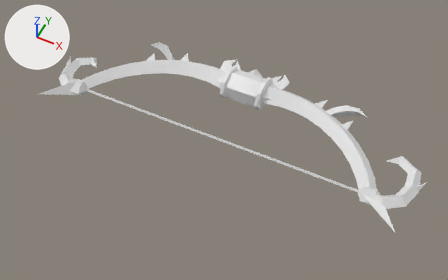
Renders of the FBX model roblox/art/weapons/bow_relic.fbx from each side of a commit.
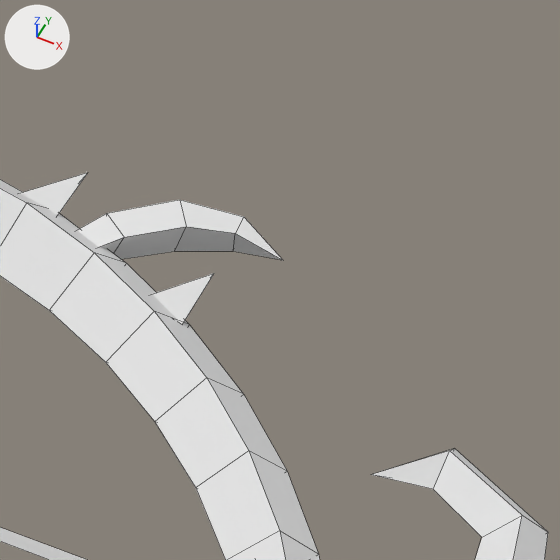
The first picture shows the older version from a camera (50 mm lens) standing at (3.48, -7.92, 8.18) and looking at (0.08, -1.11, -0.34). The close-ups show the older and then the newer version on the part from 69% to 95% of the width and 23% to 64% of the height of that picture. Only the edits that show in the close-ups are written down. The lights are fixed; the arrows at upper left show +X, +Y and +Z. The close-ups show mesh edges as thin lines. Where no turn or scale is listed for an object, it has been applied to the vertices.

The first close-up shows 'Limb_Top', 'Runes', 'String'.
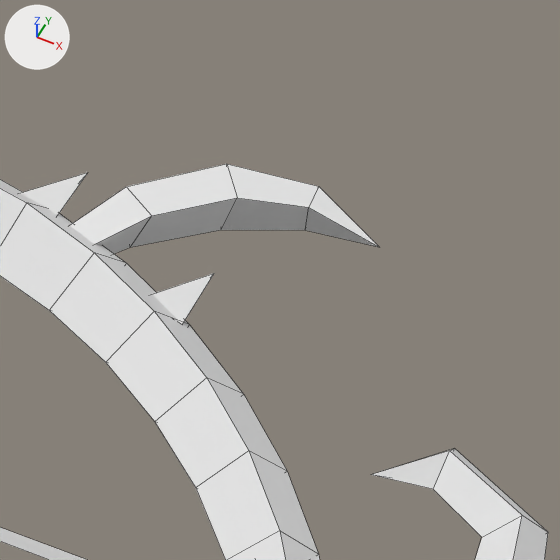
Pixel boxes (x1, y1, x2, y2) of what changed, in the close-ups (560 x 560 px; the box of a moved part takes in the faces that stretch with it):
```json
{"object": "Limb_Top", "change": "reshaped", "before": [0, 180, 548, 560], "after": [0, 164, 548, 560]}
{"part": 1, "of": "me_limb_top_004", "change": "moved or reshaped", "before": [77, 200, 282, 260], "after": [70, 164, 379, 254]}
```

Edits to the scene script, one JSON object a line:
```json
{"block": "me_limb_top_004", "where": "# used by ob_limb_top; location = (0.0, 0.0, 0.0)"}
{"op": "remove", "block": "me_limb_top_004", "code": "me_limb_top_004.from_pydata(...)  # 83 vertices, 83 faces; spans x 0.39..3.66, y -1.93..0.38, z -0.21..0.21"}
{"op": "add", "block": "me_limb_top_004", "code": "me_limb_top_004.from_pydata(...)  # 83 vertices, 83 faces; spans x 0.39..3.69, y -2.13..0.65, z -0.21..0.21"}
{"block": "me_limb_top_004", "change": "me_limb_top_004 part 1"}
{"op": "set", "path": "me_limb_top_004.vertices[65].co", "old": "(1.51, -0.17, -0.07)", "new": "(1.51, -0.17, -0.09)"}
{"op": "set", "path": "me_limb_top_004.vertices[66].co", "old": "(1.47, -0.15, 0.04)", "new": "(1.46, -0.15, 0.05)"}
{"op": "set", "path": "me_limb_top_004.vertices[67].co", "old": "(1.54, -0.19, 0.04)", "new": "(1.55, -0.19, 0.05)"}
{"op": "set", "path": "me_limb_top_004.vertices[68].co", "old": "(1.7, 0.11, -0.13)", "new": "(1.74, 0.25, -0.17)", "note": "not seen -> pixel (130, 247)"}
{"op": "set", "path": "me_limb_top_004.vertices[69].co", "old": "(1.65, 0.16, 0.06)", "new": "(1.67, 0.3, 0.08)", "note": "pixel (106, 213) -> pixel (126, 186)"}
{"op": "set", "path": "me_limb_top_004.vertices[70].co", "old": "(1.75, 0.07, 0.06)", "new": "(1.81, 0.2, 0.08)", "note": "pixel (124, 237) -> pixel (151, 215)"}
{"op": "set", "path": "me_limb_top_004.vertices[71].co", "old": "(1.91, 0.28, -0.14)", "new": "(2.02, 0.5, -0.18)", "note": "pixel (174, 251) -> pixel (221, 229)"}
{"op": "set", "path": "me_limb_top_004.vertices[72].co", "old": "(1.87, 0.34, 0.07)", "new": "(1.97, 0.58, 0.09)", "note": "pixel (179, 199) -> pixel (226, 163)"}
{"op": "set", "path": "me_limb_top_004.vertices[73].co", "old": "(1.94, 0.22, 0.07)", "new": "(2.07, 0.43, 0.09)", "note": "pixel (186, 226) -> pixel (237, 197)"}
{"op": "set", "path": "me_limb_top_004.vertices[74].co", "old": "(2.11, 0.34, -0.09)", "new": "(2.32, 0.59, -0.12)", "note": "pixel (233, 251) -> pixel (305, 230)"}
{"op": "set", "path": "me_limb_top_004.vertices[75].co", "old": "(2.11, 0.38, 0.05)", "new": "(2.32, 0.65, 0.06)", "note": "pixel (243, 216) -> pixel (318, 186)"}
{"op": "set", "path": "me_limb_top_004.vertices[76].co", "old": "(2.11, 0.29, 0.05)", "new": "(2.32, 0.53, 0.06)", "note": "pixel (235, 233) -> pixel (308, 207)"}
{"op": "set", "path": "me_limb_top_004.vertices[77].co", "old": "(2.31, 0.28, 0.0)", "new": "(2.61, 0.5, 0.0)", "note": "pixel (283, 260) -> pixel (379, 247)"}
{"block": "me_limb_top_004", "change": "other edits to the shape of me_limb_top_004 do not show in these pictures"}
```
